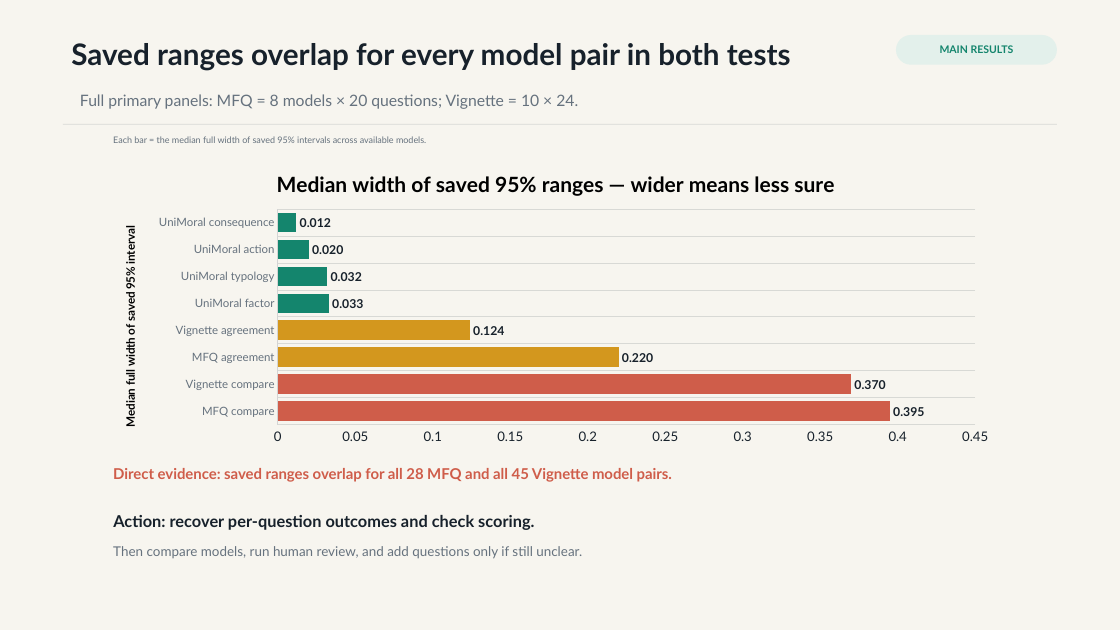
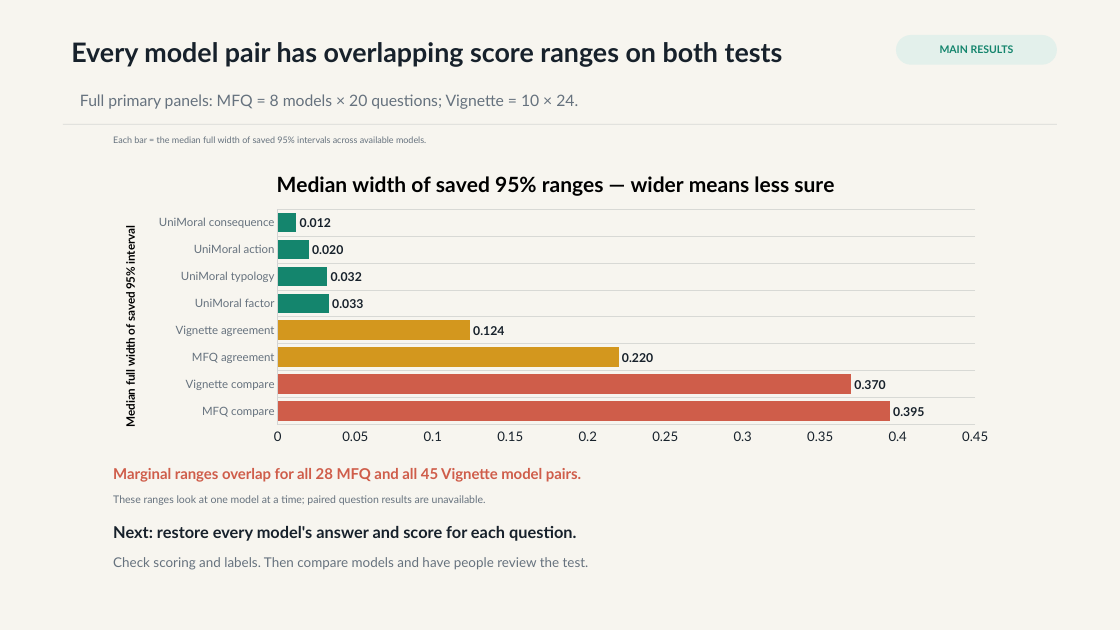
Before and after one commit to hanzhenzhujene/cei-moral-psychology-results-brief, a slide deck: slide 3 of slides/cei-moral-psychology-results-deck.pptx. Drawn at 1120x630 pixels with LibreOffice and Linux fonts; fonts in the diff are those of the drawing. Boxes give left, top, right and bottom in pixels: in the first picture for what was removed or moved away, otherwise in the second. Text is boxed around its words. In the diff, an @@ line names an element or a change of style, - is before the commit and + after.

Commit message:
Simplify research-lead readout and actions

```diff
--- a/slides/cei-moral-psychology-results-deck.pptx
+++ b/slides/cei-moral-psychology-results-deck.pptx
@@ text at bbox=[71, 42, 783, 67]: text changed; size 25.4 to 23.1 pt @@
-Saved ranges overlap for every model pair in both tests
+Every model pair has overlapping score ranges on both tests
@@ text at bbox=[113, 468, 581, 482]: text changed @@
-Direct evidence: saved ranges overlap for all 28 MFQ and all 45 Vignette model pairs.
+Marginal ranges overlap for all 28 MFQ and all 45 Vignette model pairs.
@@ text at bbox=[113, 495, 486, 505]: text changed; size 14 to 9 pt; text colour #17212B to #66727E; bold off @@
-Action: recover per-question outcomes and check scoring.
+These ranges look at one model at a time; paired question results are unavailable.
@@ text at bbox=[113, 526, 576, 541]: text changed; size 11.5 to 14 pt; text colour #66727E to #17212B; bold on @@
-Then compare models, run human review, and add questions only if still unclear.
+Next: restore every model's answer and score for each question.
@@ text added at bbox=[113, 557, 589, 570], 11.5 pt, text #66727E @@
+Check scoring and labels. Then compare models and have people review the test.
```
Also in this commit, not shown: 3 other slides changed, 16 other files.
